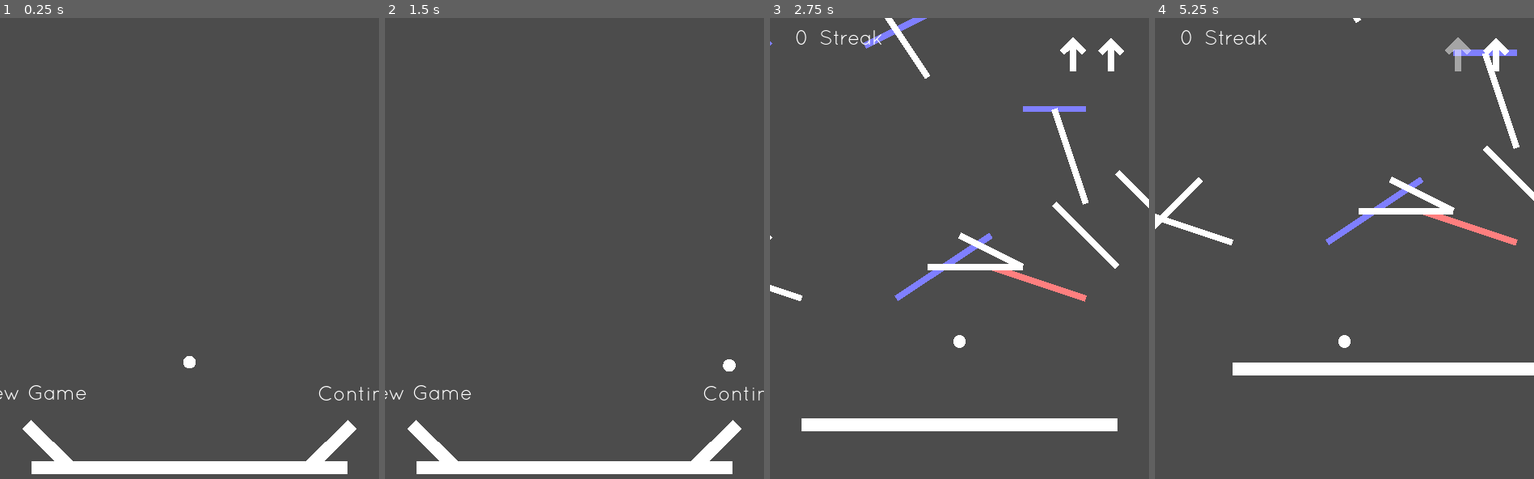
Above: before the commit, frames 1-4 (left to right).
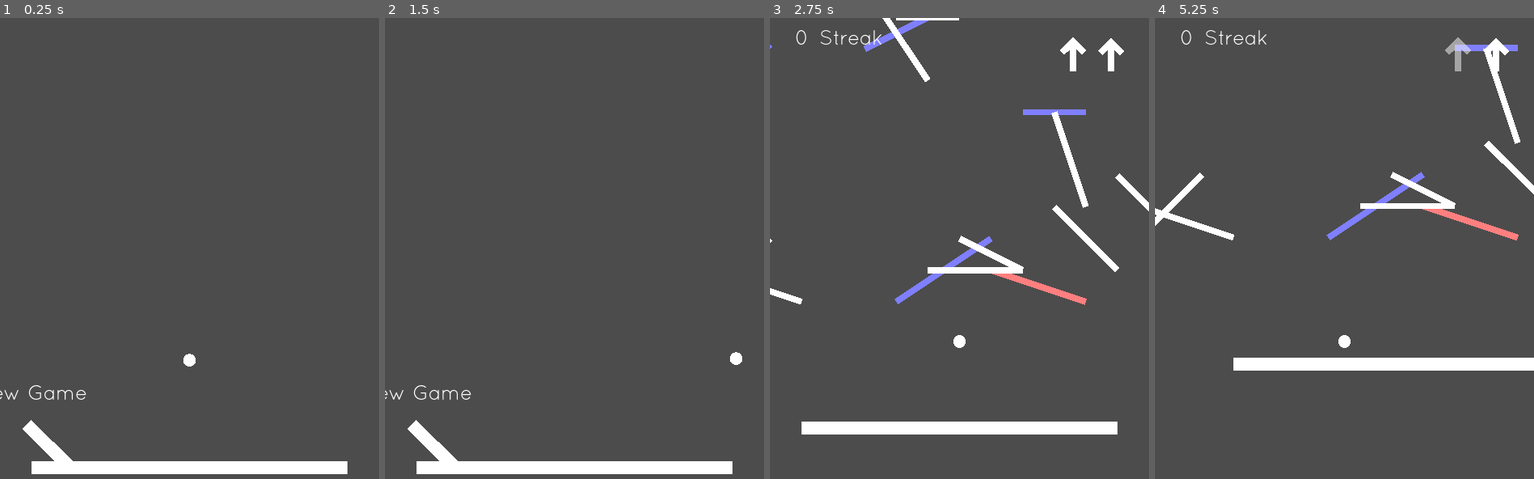
Above: after the commit, the same moments.

Repository: manglemix/Bola
Game: Godot game, scene res://levels/main_menu.tscn
Same seed, same stepped clock (60 frames per second), same inputs: the game is played once before the commit and once after it.
Inputs (mouse positions are in pixels of both pictures, inside the frame that each line leads up to):
- Up to frame 1 (0.25 s): no input
- Up to frame 2 (1.5 s): move the mouse to (657, 308) at 0.52 s; click (657, 308) at 0.77 s; move the mouse to (498, 372) at 1.27 s
- Up to frame 3 (2.75 s): click (883, 372) at 1.52 s; move the mouse to (997, 197) at 2.02 s
- Up to frame 4 (5.25 s): move the mouse to (1325, 469) at 2.77 s; click (1325, 469) at 3.02 s; move the mouse to (1458, 437) at 3.52 s; click (1458, 437) at 3.77 s; move the mouse to (1230, 243) at 4.27 s; click (1230, 243) at 4.52 s; move the mouse to (1363, 340) at 5.02 s

The runs differ from the first frame. In frame 1, 0.5% of the frame differs, in the area x 48-100%, y 72-97%; in frame 2, 0.6%; in frame 3, 3.5%; in frame 4, 4.8%, in the area x 0-100%, y 0-78%.
Error before the commit: Trying to assign value of type 'Nil' to a variable of type 'Dictionary'. (res://autoloads/replays.gd:50)

Commit message:
tiny changes

Diff:
--- a/barriers/breakable_barrier.gd
+++ b/barriers/breakable_barrier.gd
@@ -20,8 +20,8 @@
 	mesh_node.mesh.size = dimensions
 	add_child(mesh_node)
 	collision_layer = 0
-	contact_monitor = true
-	contacts_reported = 1
+#	contact_monitor = true
+#	contacts_reported = 1
 	collision_mask = 1
 	mode = MODE_STATIC
 	var shape_node := CollisionShape2D.new()
--- a/barriers/super_bouncy_barrier.gd
+++ b/barriers/super_bouncy_barrier.gd
@@ -2,7 +2,7 @@
 extends Barrier
 
 
-const BOUNCE_FACTOR := 5.0
+const BOUNCE_FACTOR := 4.0
 
 
 func _ready():
--- a/levels/main_menu.tscn
+++ b/levels/main_menu.tscn
@@ -9,8 +9,8 @@
 
 
 func _ready():
-	Replays.load_replay(\"replay17.log\")
-	return
+#	Replays.load_replay(\"replay17.log\")
+#	return
 	if not GameState.save_exists():
 		get_node(\"Continue\").queue_free()
 
--- a/project.godot
+++ b/project.godot
@@ -19,7 +19,7 @@
 "language": "GDScript",
 "path": "res://barriers/barrier.gd"
 }, {
-"base": "KinematicBody2D",
+"base": "RigidBody2D",
 "class": "BouncyBall",
 "language": "GDScript",
 "path": "res://agents/bouncy_ball.gd"
@@ -44,7 +44,7 @@
 "language": "GDScript",
 "path": "res://barriers/random_barrier_grid.gd"
 }, {
-"base": "AgentController",
+"base": "Node",
 "class": "Replayer",
 "language": "GDScript",
 "path": "res://agents/replayer.gd"
@@ -59,7 +59,7 @@
 "language": "GDScript",
 "path": "res://barriers/super_bouncy_barrier.gd"
 }, {
-"base": "AgentController",
+"base": "Node2D",
 "class": "UserInput",
 "language": "GDScript",
 "path": "res://agents/user_input.gd"
@@ -119,6 +119,7 @@
 
 [physics]
 
+common/physics_fps=120
 common/enable_pause_aware_picking=true
 2d/default_gravity=980
 
